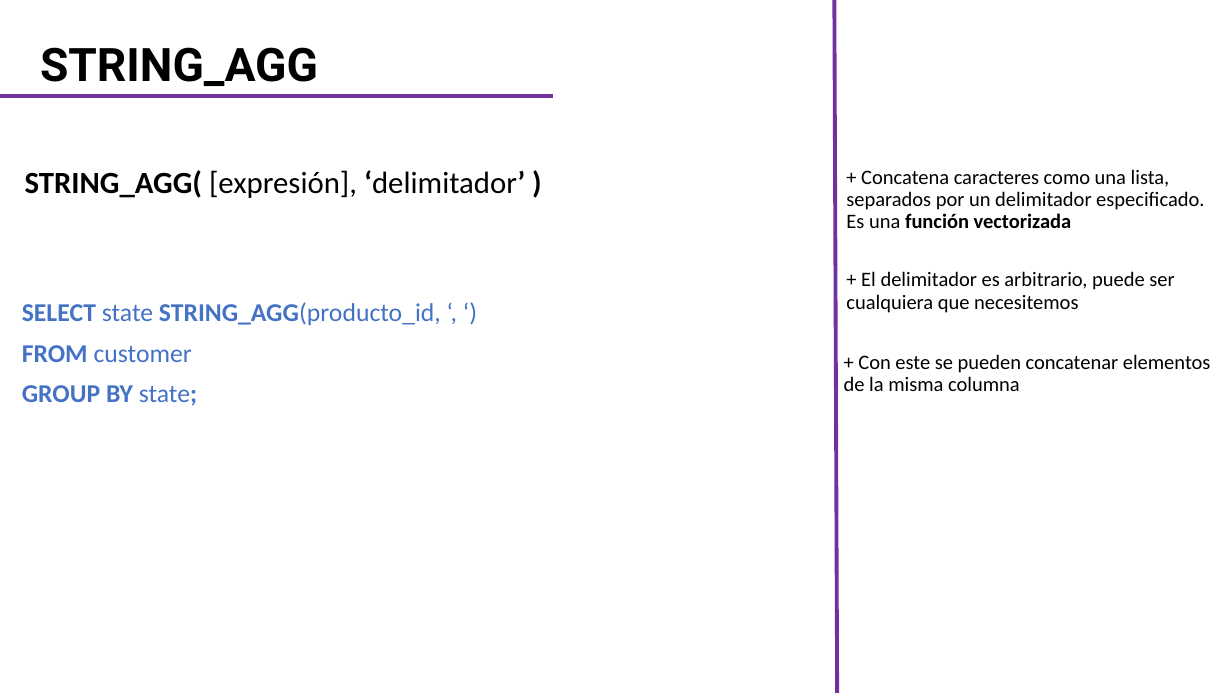
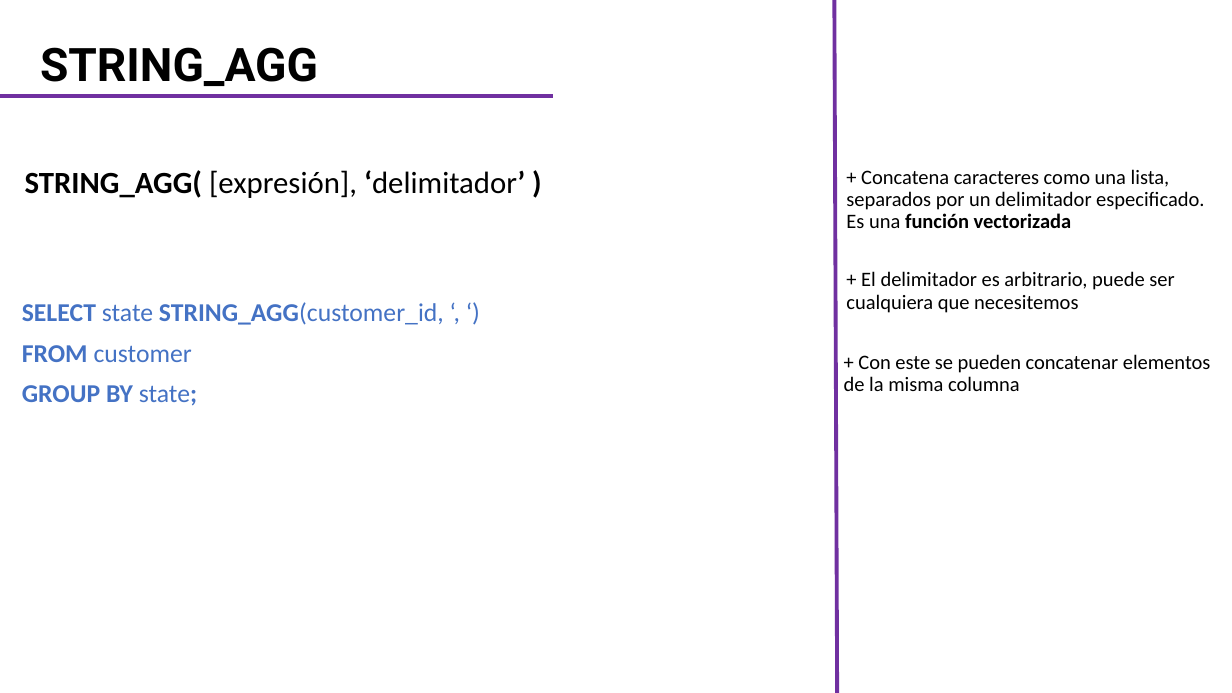
Before and after one commit to CarlosCamposs/Curso-AABD_SQL, a slide deck: slide 48 of Curso AABD-SQL (Notas).pptx. Drawn at 1232x693 pixels with LibreOffice and Linux fonts; fonts in the diff are those of the drawing. Boxes give left, top, right and bottom in pixels: in the first picture for what was removed or moved away, otherwise in the second. Text is boxed around its words. In the diff, an @@ line names an element or a change of style, - is before the commit and + after.

```diff
--- a/Curso AABD-SQL (Notas).pptx
+++ b/Curso AABD-SQL (Notas).pptx
@@ text at <box>22,302,444,325</box>: text changed @@
-SELECT state STRING_AGG(producto_id, ‘, ‘)
+SELECT state STRING_AGG(customer_id, ‘, ‘)
```
Also in this commit, not shown: 5 other slides changed, 1 other file.
